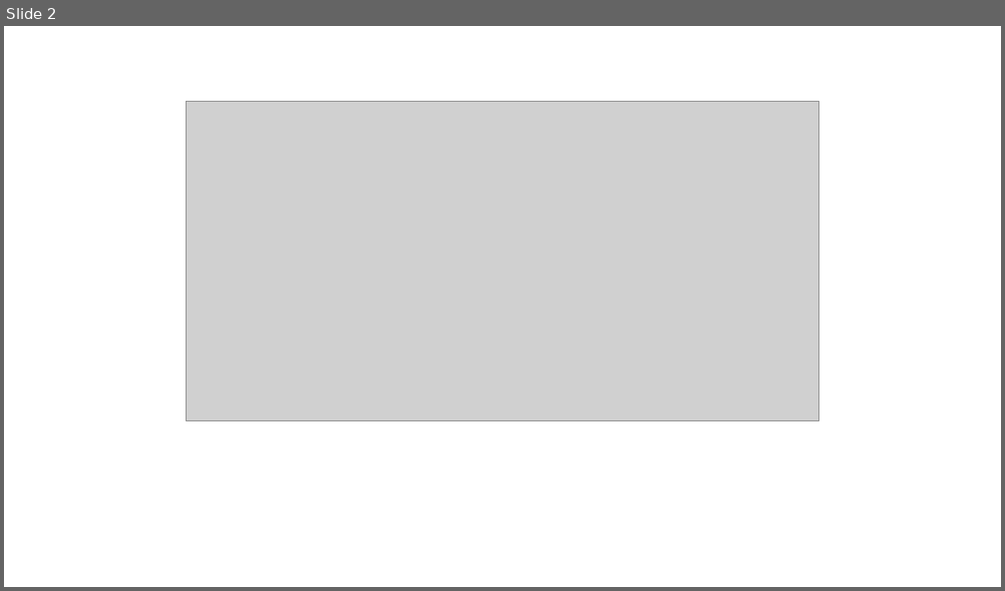
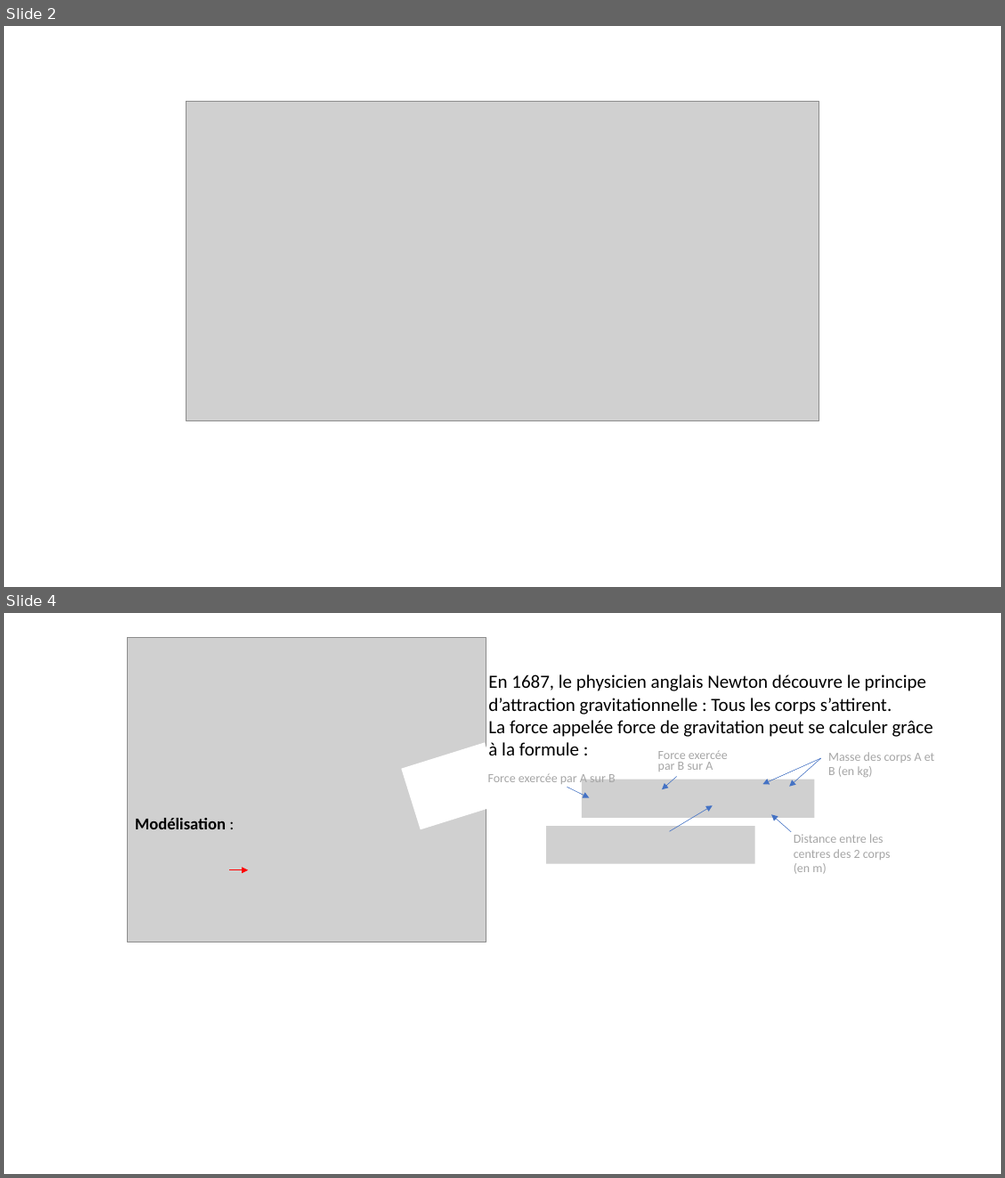
Before and after one commit to pierreghesqui/Lyc-e, a slide deck: Seconde/Chapitre11-Force/Activité1-DecollagePesquet.pptx. Shown one above the other, each under a label of ours: slide 2 before the commit, slides 2 and 4 after it; the slides between them are not shown. The pictures are 1005x591 and 1005x1178 pixels, drawn with LibreOffice and Linux fonts; fonts in the diff are those of the drawing; grey boxes stand for pictures. Boxes give left, top, right and bottom in pixels: in the first picture for what was removed or moved away, otherwise in the second. Text is boxed around its words. In the diff, an @@ line names an element or a change of style, - is before the commit and + after.

```diff
--- a/Seconde/Chapitre11-Force/Activité1-DecollagePesquet.pptx
+++ b/Seconde/Chapitre11-Force/Activité1-DecollagePesquet.pptx
@@ slide 4 added at (4,613,1001,1174), background #FFFFFF @@
@@ picture added at (128,637,486,941) @@
@@ text added at (488,674,933,755), 18 pt, text #000000 @@
+En 1687, le physicien anglais Newton découvre le principe d’attraction gravitationnelle : Tous les corps s’attirent.
+La force appelée force de gravitation peut se calculer grâce à la formule :
@@ rectangle added at (401,742,503,829), fill #FFFFFF @@
@@ text added at (488,772,615,787), 12 pt, text #A6A6A6 @@
+Force exercée par A sur B
@@ text added at (658,750,728,771), 12 pt, text #A6A6A6 @@
+Force exercée
+par B sur A
@@ arrow added from (821, 758) to (763, 784), #4472C4 0.5 pt @@
@@ arrow added from (821, 758) to (789, 787), #4472C4 0.5 pt @@
@@ text added at (828,752,935,777), 12 pt, text #A6A6A6 @@
+Masse des corps A et B (en kg)
@@ arrow added from (567, 787) to (590, 798), #4472C4 0.5 pt @@
@@ picture added at (582,779,815,818) @@
@@ arrow added from (677, 776) to (662, 789), #4472C4 0.5 pt @@
@@ text added at (135,818,226,829), 16 pt, text #000000, bold @@
+Modélisation :
@@ picture added at (546,826,755,863) @@
@@ arrow added from (670, 831) to (712, 806), #4472C4 0.5 pt @@
@@ arrow added from (792, 832) to (771, 814), #4472C4 0.5 pt @@
@@ text added at (793,834,890,874), 12 pt, text #A6A6A6 @@
+Distance entre les centres des 2 corps (en m)
@@ arrow added from (229, 870) to (248, 870), #FF0000 0.5 pt @@
```
Also in this commit, not shown: 1 slide changed, 1 other slide added, 1 other file.
